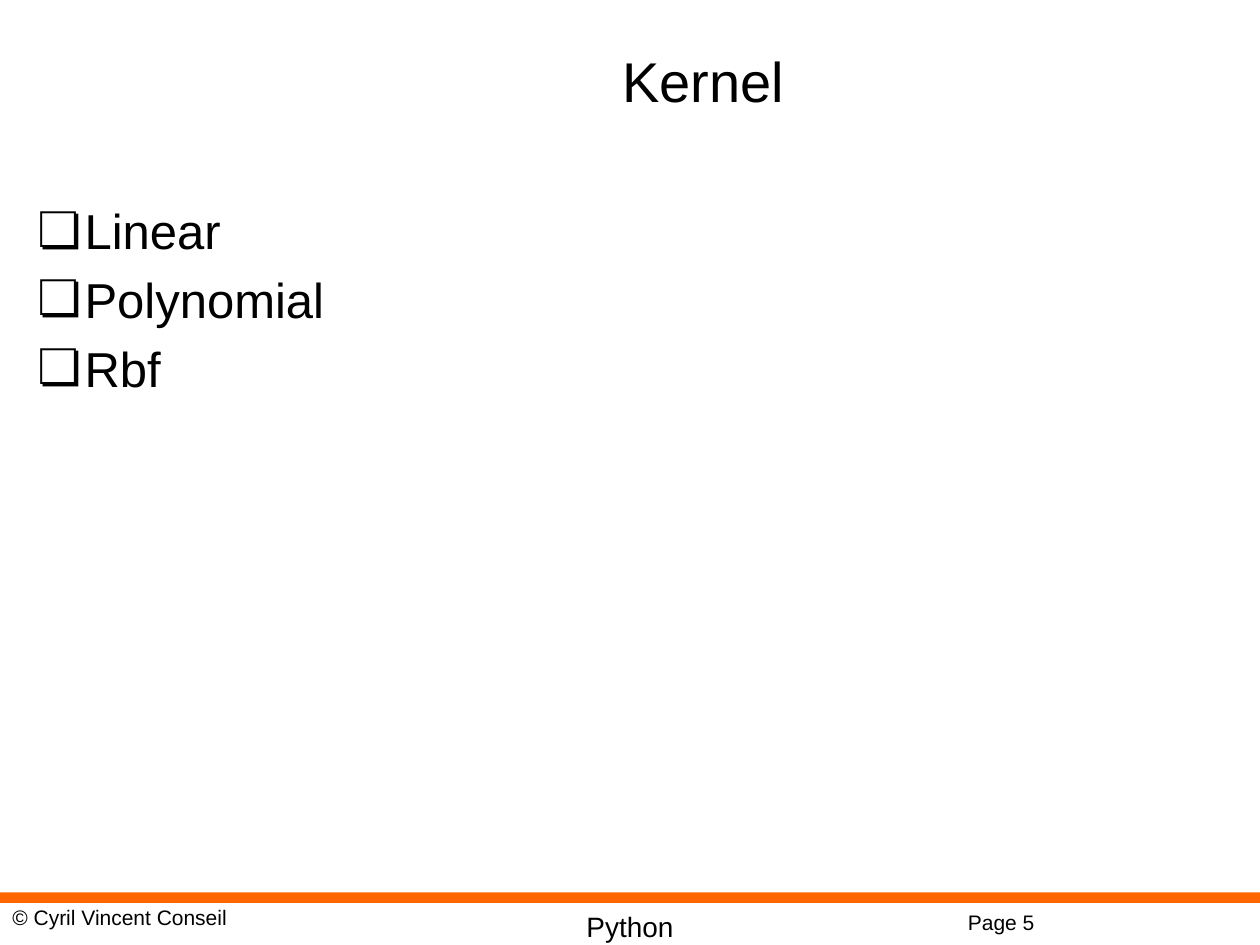
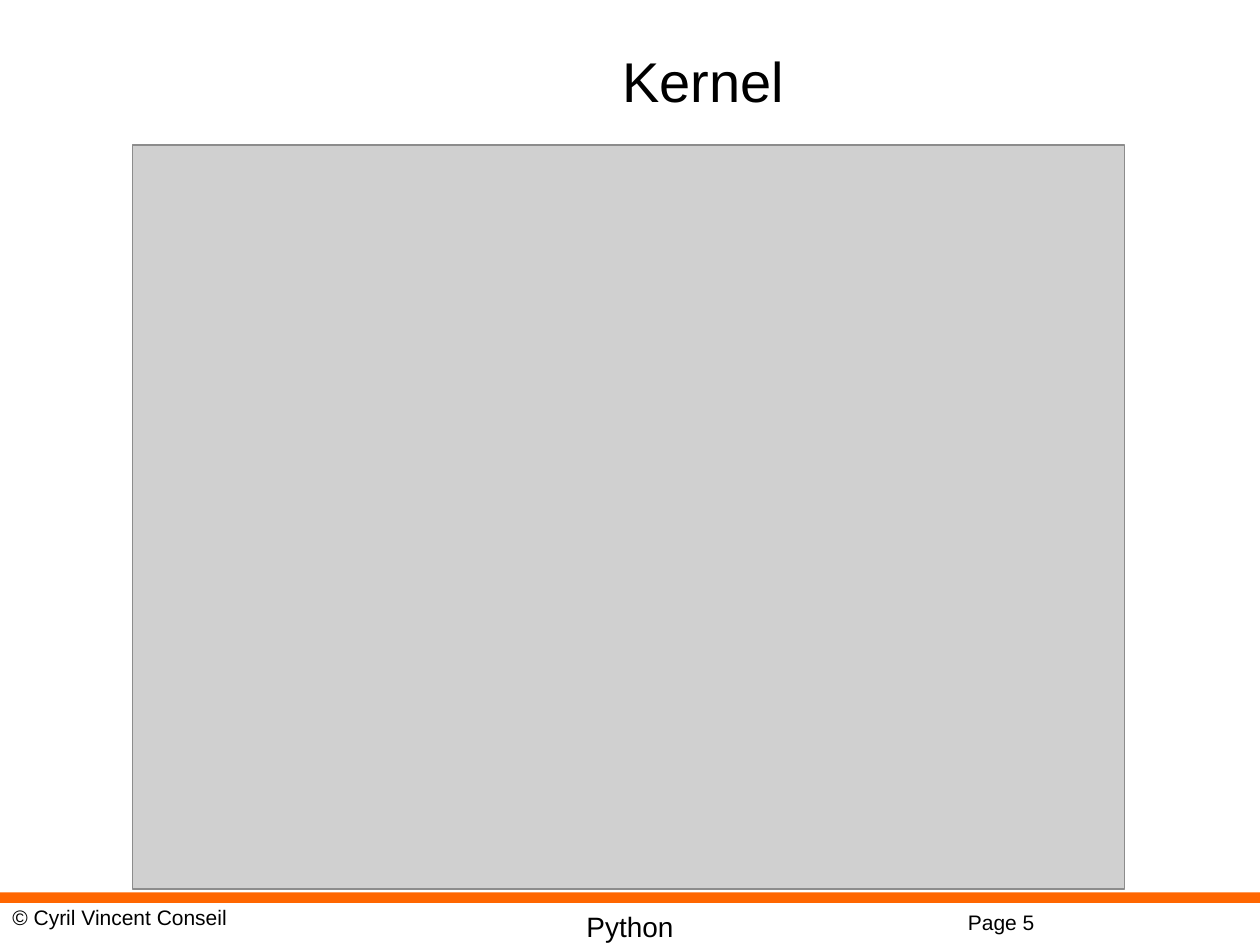
Before and after one commit to cyrilvincent/ML, a slide deck: slide 5 of PPT/MachineLearning16-SVM.pptx. Drawn at 1260x945 pixels with LibreOffice and Linux fonts; fonts in the diff are those of the drawing; grey boxes stand for pictures; background and template pictures are left out. Boxes give left, top, right and bottom in pixels: in the first picture for what was removed or moved away, otherwise in the second. Text is boxed around its words. In the diff, an @@ line names an element or a change of style, - is before the commit and + after.

```diff
--- a/PPT/MachineLearning16-SVM.pptx
+++ b/PPT/MachineLearning16-SVM.pptx
@@ picture added at [132,145,1124,890] @@
@@ text removed at [85,213,324,388] @@
-❏ Linear
-❏ Polynomial
-❏ Rbf
```
Also in this commit, not shown: 3 other files.
